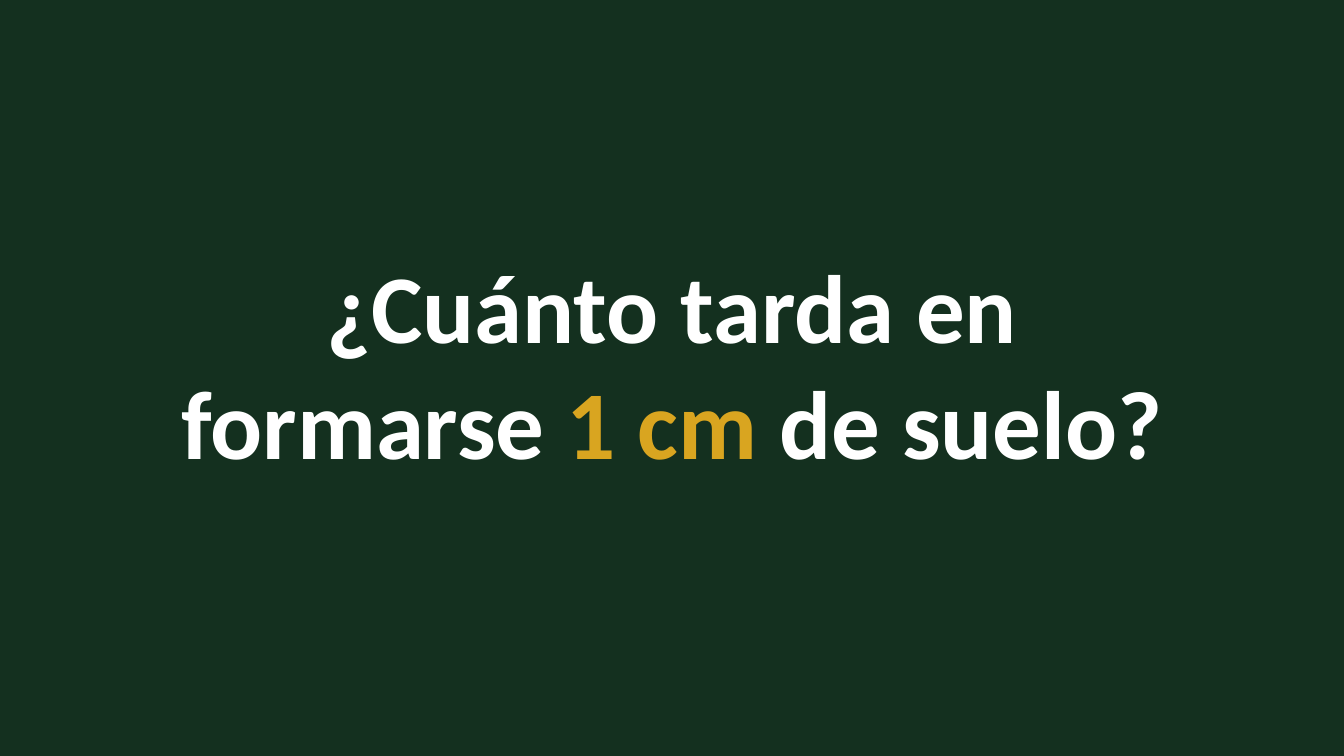
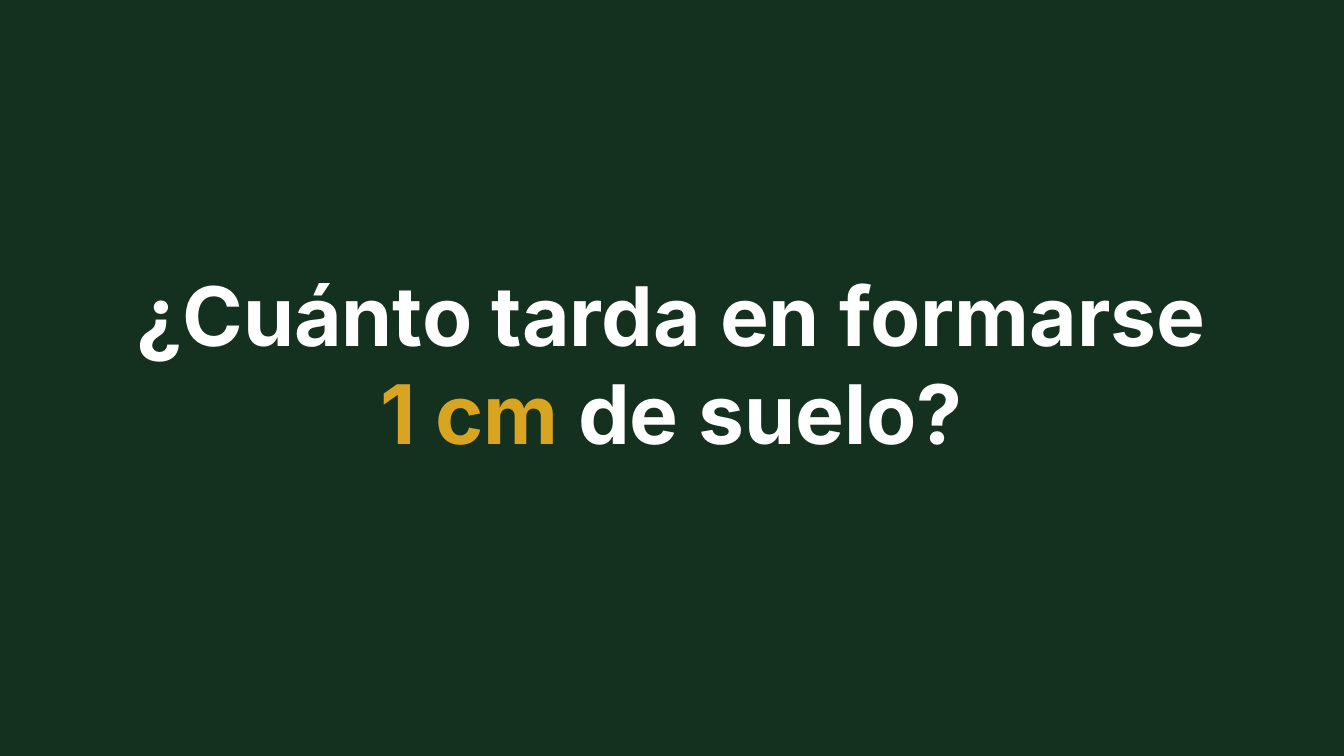
Before and after one commit to euZAPUS/deepkore, a slide deck: slide 1 of pitch/DeepKore_pitch_ES.pptx. Drawn at 1344x756 pixels with LibreOffice and Linux fonts; fonts in the diff are those of the drawing. Boxes give left, top, right and bottom in pixels: in the first picture for what was removed or moved away, otherwise in the second. Text is boxed around its words. In the diff, an @@ line names an element or a change of style, - is before the commit and + after.

```diff
--- a/pitch/DeepKore_pitch_ES.pptx
+++ b/pitch/DeepKore_pitch_ES.pptx
@@ text "¿Cuánto tarda en formarse 1 ...": place and size @@
-text "¿Cuánto tarda en formarse 1 ..." at <box>181,275,1162,460</box>
+text "¿Cuánto tarda en formarse 1 ..." at <box>136,283,1205,445</box>
@@ text "¿Cuánto tarda en formarse 1 ..." at <box>136,283,1205,445</box>: size 52 to 44 pt, font Calibri to Inter @@
```
Also in this commit, not shown: 7 other slides changed, 6 other files.
